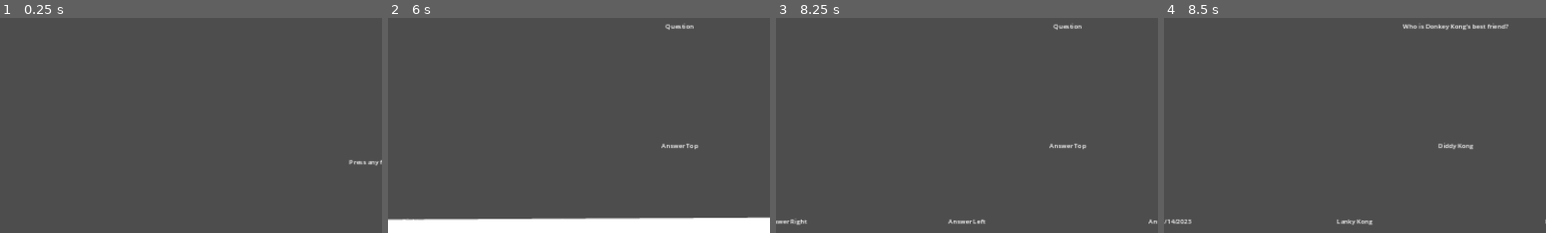
Above: before the commit, frames 1-4 (left to right).
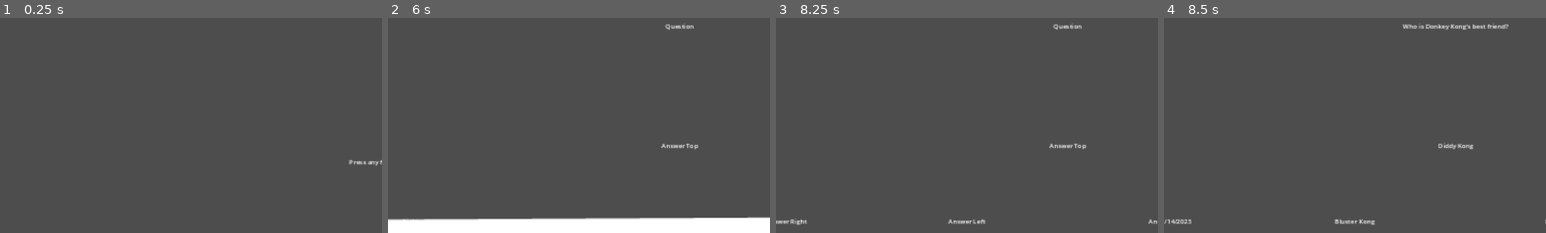
Above: after the commit, the same moments.

Repository: AidanOG/RuckusWare
Game: Godot game, scene res://Start Screen/start_screen.tscn
Same seed, same stepped clock (60 frames per second), same inputs: the game is played once before the commit and once after it. The engine's default icon, where the game draws it, is replaced by a stand-in: a white triangle on a blue panel in a dark square.
Inputs:
- Up to frame 1 (0.25 s): no input
- Up to frame 2 (6 s): tap Enter at 0.5, 1.25, 2, 3.5 s; hold D (move_right_0) 0.53-1.28 s; hold Ctrl (any_button_0) 0.53-1.28 s; hold S (move_down_0) 1.28-2.03 s; tap Shift (any_button_1) every 1.5 s from 1.35 to 5.85 s; hold D (move_right_0) 2.03-2.78 s; hold Ctrl (any_button_0) 2.03-2.78 s; tap Space at 2.75, 4.25 s; hold W (move_up_0) 2.78-3.53 s; hold Ctrl (any_button_0) 3.53-4.28 s; hold A (move_left_0) 3.53-5.03 s; hold S (move_down_0) 5.03-5.78 s; hold Ctrl (any_button_0) 5.03-5.78 s; hold D (move_right_0) from 5.78 s (still down)
- Up to frame 3 (8.25 s): release D (move_right_0) at 6.53 s; hold W (move_up_0) 6.53-7.28 s; hold Ctrl (any_button_0) 6.53-7.28 s; hold D (move_right_0) 7.28-8.03 s; tap Shift (any_button_1) at 7.35 s; hold S (move_down_0) from 8.03 s (still down); hold Ctrl (any_button_0) from 8.03 s (still down)
- Up to frame 4 (8.5 s): keep holding S (move_down_0); keep holding Ctrl (any_button_0)
The pictures show only the part of the screen within x 37-87%, y 18-68%; the shares and areas given below are measured in that part.

Frames 1-3 are identical in both runs. In frame 4, 0.1% of the frame differs, in the area x 44-56%, y 93-97%.

Commit message:
Speed up factor is now exact (to the engine's ability) and not an approximation

Diff:
--- a/Main Game/Microgames (Boss)/BossQuiz/boss_quiz.gd
+++ b/Main Game/Microgames (Boss)/BossQuiz/boss_quiz.gd
@@ -32,7 +32,7 @@
 
 #var current_question_num_p1
 var question_list_easy = [
-	["[center]Who is Donkey Kong's best friend?[/center]", "Diddy Kong", "Dixie Kong", "", "", "Candy Kong", "Bluster Kong", "Lanky Kong", "Funky Kong", "Chunky Kong", "Lil' Kong", "Stinky Kong", "Mario", "Bowser"],
+	["[center]Who is Donkey Kong's best friend?[/center]", "Diddy Kong", "Dixie Kong", "", "", "Candy Kong", "Bluster Kong", "Lanky Kong", "Funky Kong", "Chunky Kong", "Lil' Kong", "Stinky Kong", "Mario", "Bowser", "King K. Rool"],
 	["[center]What year did the original [i]Super Mario Bros.[/i] release?[/center]", "1985", "", "", "", "1999", "1989", "1995", "1990", "1991", "1982", "1984", "19-Aught-7"],
 	["[center]What does \"COGS\" stand for?[/center]", "Creation of Games Society", "", "", "", "Community of Game Scholar …(364 unchanged characters)…
 	["[center]What is the name of COGS' special event held once every semester?[/center]", "Scarlet Game Jam", "", "", "", "Scarlet Game Night", "RU Gaming?", "Fireside Open", "Scarlet Classic", "COGS Minecraft Night"],
--- a/Main Game/main.gd
+++ b/Main Game/main.gd
@@ -26,7 +26,7 @@
 var current_microgame: BaseMicrogame
 
 var next_game = 0
-var speed_up_factor = 1.0594631
+var speed_up_factor = 2 ** (1/12)
 
 
 # Called when the node enters the scene tree for the first time.
